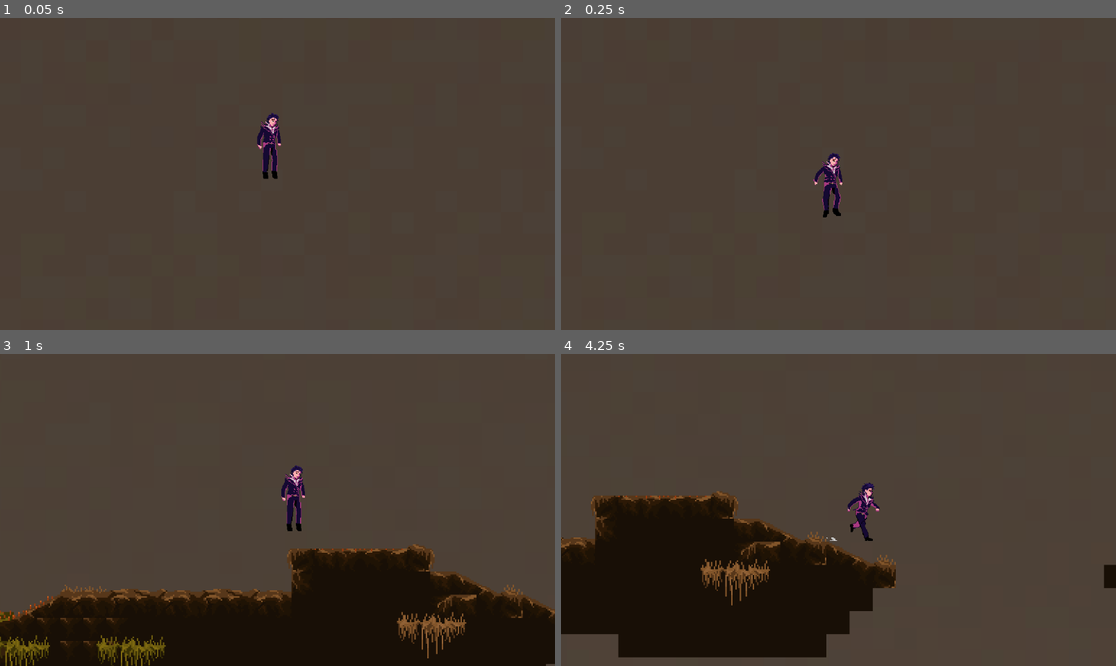
Above: before the commit, frames 1-4 (two rows, left to right).
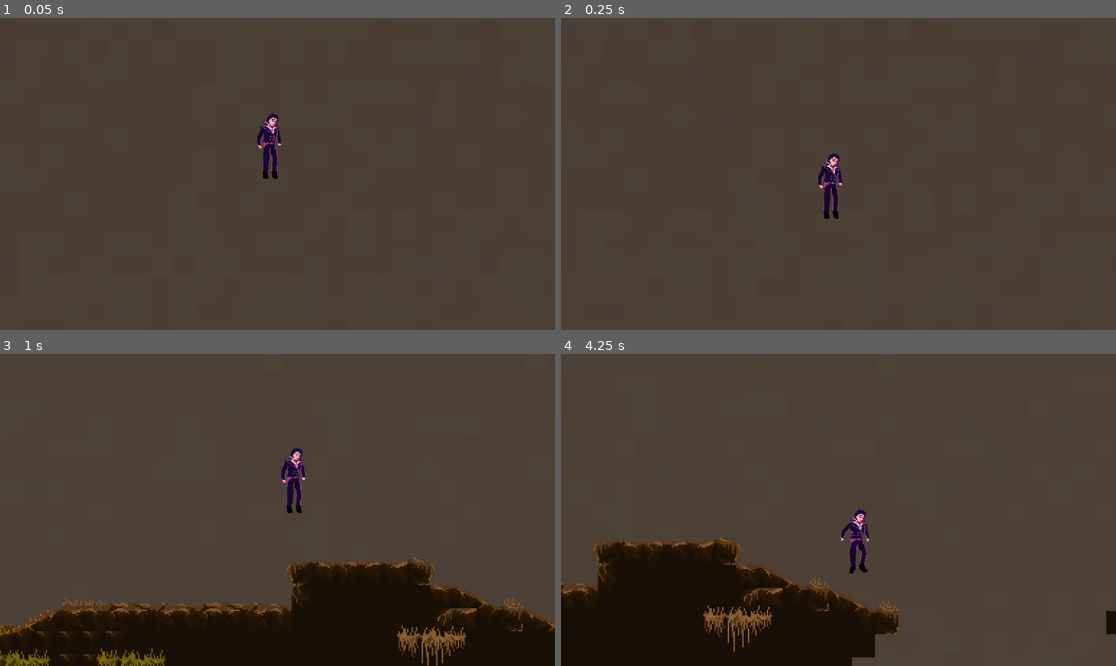
Above: after the commit, the same moments.

Repository: Asakara-Game-Dev/PriaKemasukan
Game: Godot game, scene res://scene/main.tscn
The game is run twice, just before and just after one commit, with the same random seed, the same clock (stepped at 60 frames per second) and the same inputs.
Inputs:
- Up to frame 1 (0.05 s): no input
- Up to frame 2 (0.25 s): no input
- Up to frame 3 (1 s): hold Right (move_right) from 0.53 s (still down); tap Up (jump) at 0.6, 0.77 s
- Up to frame 4 (4.25 s): tap Up (jump) at 1.07, 1.35, 1.52, 1.82, 2.1, 2.85, 3.02, 3.32, 3.6, 3.77, 4.07 s; release Right (move_right) at 2.03 s; hold Left (move_left) 2.03-2.78 s; hold Right (move_right) from 2.78 s (still down)

Frame 1 is identical in both runs. In frame 2, 0.2% of the frame differs, in the area x 45-51%, y 46-65%; in frame 3, 9.7%; in frame 4, 16%, in the area x 0-100%, y 41-100%.

Commit message:
remk3

Diff:
--- a/Proyek Maull/proyek pt2/osiris-pernah-mati/scene/player.gd
+++ b/Proyek Maull/proyek pt2/osiris-pernah-mati/scene/player.gd
@@ -2,7 +2,7 @@
 
 
 const SPEED = 100.0
-const JUMP_VELOCITY = -350.0
+const JUMP_VELOCITY = -450.0
 
 @onready var animated_sprite = $AnimatedSprite2D
 
--- a/Proyek Maull/proyek pt2/osiris-pernah-mati/scene/player.tscn
+++ b/Proyek Maull/proyek pt2/osiris-pernah-mati/scene/player.tscn
@@ -193,14 +193,23 @@
 "texture": SubResource("AtlasTexture_xsw3c")
 }, {
 "duration": 1.0,
+"texture": SubResource("AtlasTexture_xsw3c")
+}, {
+"duration": 1.0,
+"texture": SubResource("AtlasTexture_xsw3c")
+}, {
+"duration": 1.0,
 "texture": SubResource("AtlasTexture_l1uwf")
 }, {
 "duration": 1.0,
+"texture": SubResource("AtlasTexture_l1uwf")
+}, {
+"duration": 1.0,
 "texture": SubResource("AtlasTexture_8ie14")
 }],
 "loop": true,
 "name": &"jumping",
-"speed": 5.0
+"speed": 3.0
 }, {
 "frames": [{
 "duration": 1.0,
@@ -229,7 +238,7 @@
 }],
 "loop": true,
 "name": &"running",
-"speed": 5.0
+"speed": 4.0
 }]
 
 [sub_resource type="CapsuleShape2D" id="CapsuleShape2D_xo3ru"]
@@ -243,8 +252,9 @@
 position = Vector2(-4, 15)
 scale = Vector2(0.04, 0.04)
 sprite_frames = SubResource("SpriteFrames_4qnqm")
-animation = &"running"
+animation = &"jumping"
 autoplay = "idle"
+frame_progress = 0.477171
 
 [node name="CollisionShape2D" type="CollisionShape2D" parent="."]
 position = Vector2(-3, 21)
